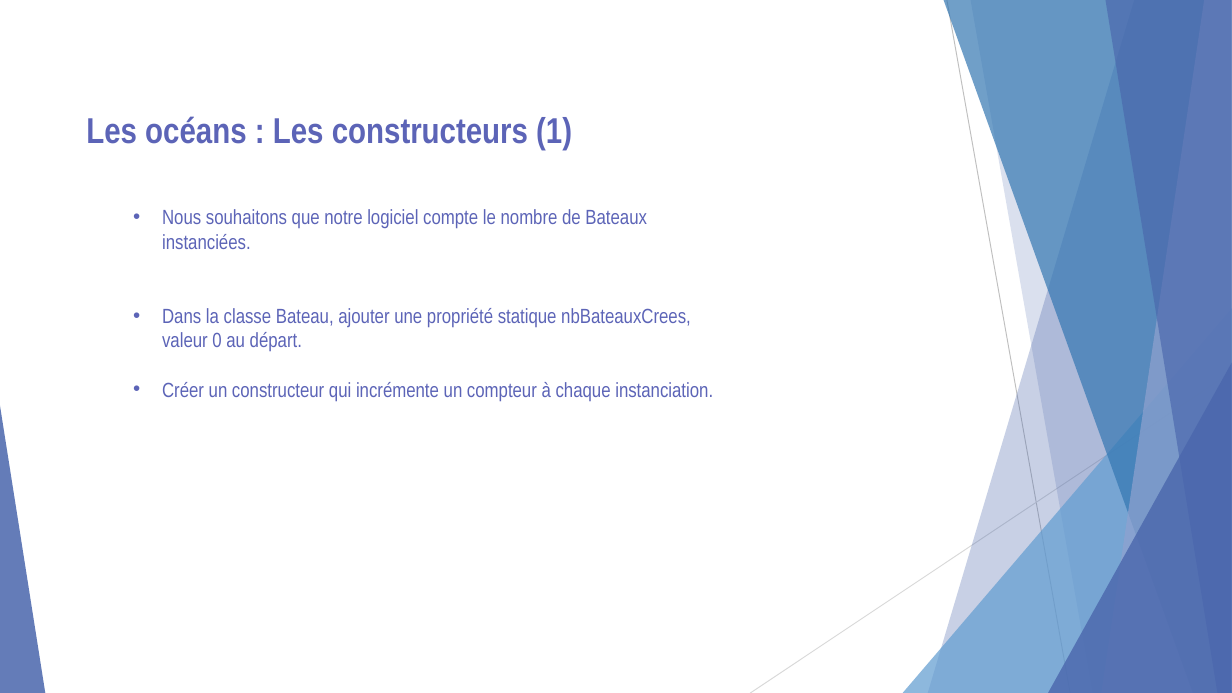
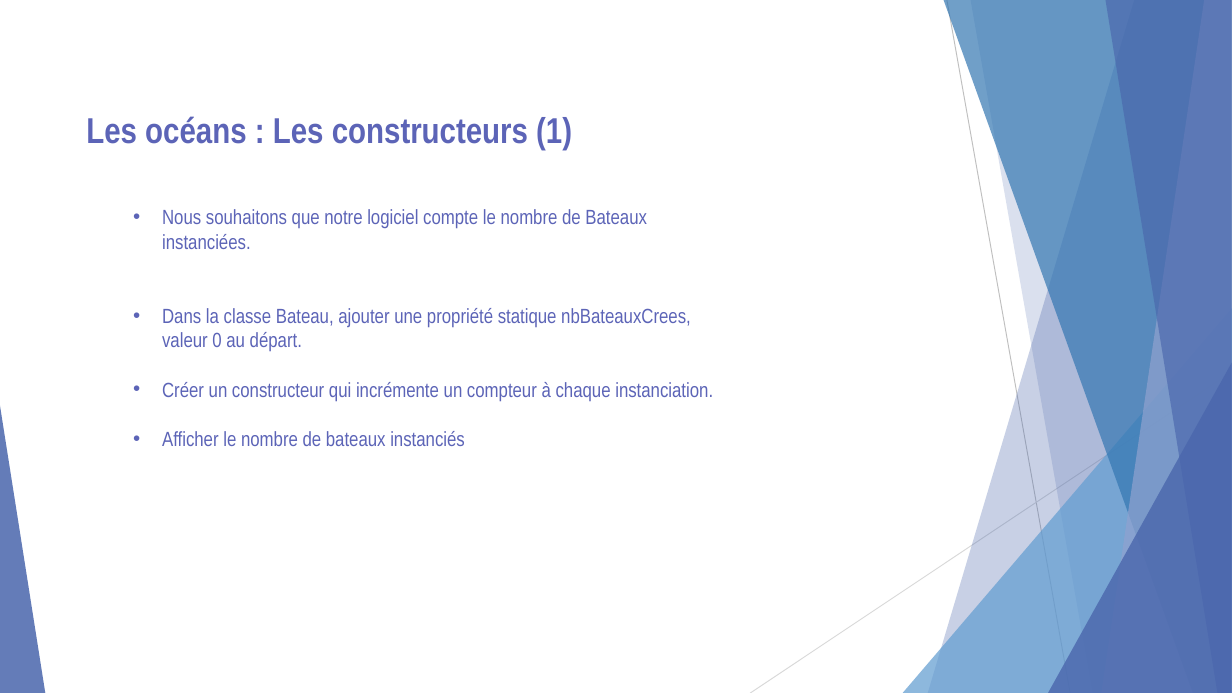
Before and after one commit to LucxxM/CoursAfpaFredBackUp, a slide deck: slide 20 of cours/Proget oceans_Exercices.pptx. Drawn at 1232x693 pixels with LibreOffice and Linux fonts; fonts in the diff are those of the drawing. Boxes give left, top, right and bottom in pixels: in the first picture for what was removed or moved away, otherwise in the second. Text is boxed around its words. In the diff, an @@ line names an element or a change of style, - is before the commit and + after.

```diff
--- a/cours/Proget oceans_Exercices.pptx
+++ b/cours/Proget oceans_Exercices.pptx
@@ text at (x1=162, y1=431, x2=465, y2=446): paragraph added @@
+  • Afficher le nombre de bateaux instanciés
```
Also in this commit, not shown: 2 other slides changed, 18 other files.
